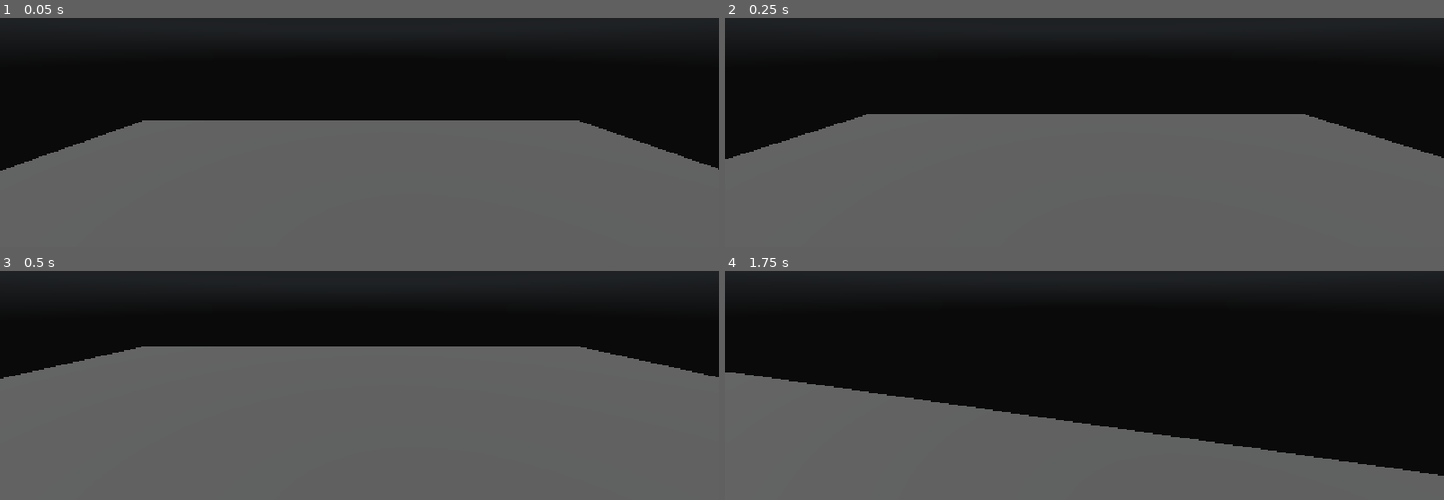
Above: before the commit, frames 1-4 (two rows, left to right).
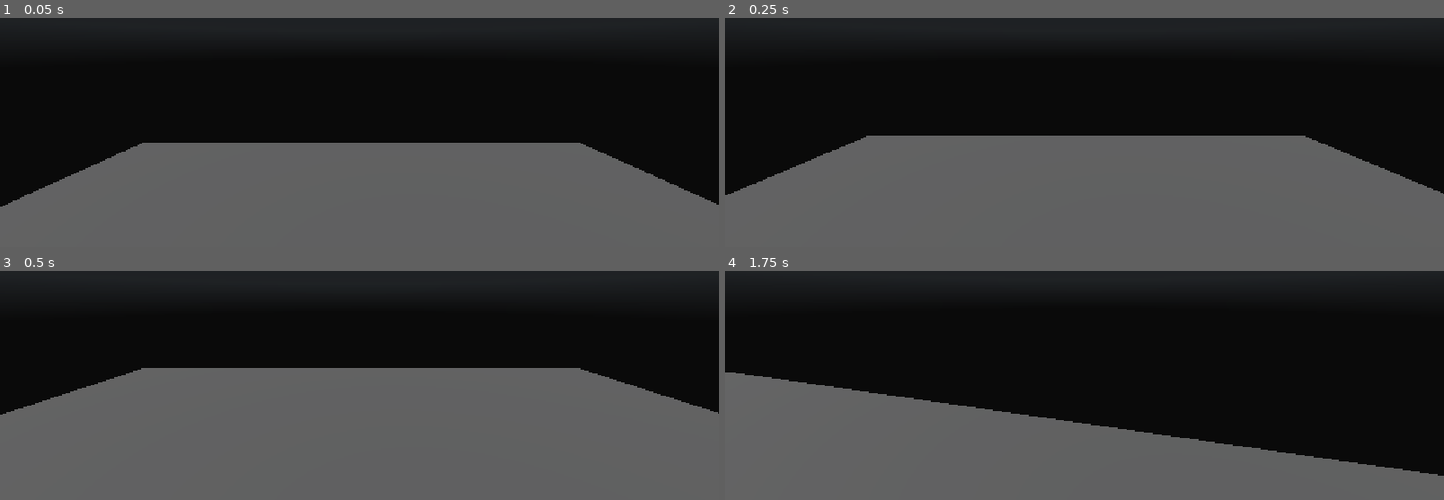
Above: after the commit, the same moments.

Repository: ZRedCon/InteractivePortfolio
Game: Godot game, scene res://Scenes/main_scene.tscn
Two runs of this game, one before a commit and one after it. Both use one fixed random seed, a clock stepped at 60 frames per second and the inputs below. A sky picture missing from this copy of the repository is replaced by a grey-blue gradient.
Inputs (mouse positions are in pixels of both pictures, inside the frame that each line leads up to):
- Up to frame 1 (0.05 s): no input
- Up to frame 2 (0.25 s): no input
- Up to frame 3 (0.5 s): no input
- Up to frame 4 (1.75 s): move the mouse to (1120, 296) at 0.52 s; hold Ctrl (Slow) 0.53-1.28 s; hold W (Forward) from 0.53 s (still down); move the mouse to (1048, 298) at 1.27 s; tap Shift (Sprint) at 1.35 s

The runs differ from the first frame. In frame 1, 11% of the frame differs, in the area x 0-100%, y 44-83%; in frame 2, 11%; in frame 3, 11%; in frame 4, nothing differs.

Commit message:
Movement Complete

Diff:
--- a/GodotProject/interactive-portfolio/Player/controller.gd
+++ b/GodotProject/interactive-portfolio/Player/controller.gd
@@ -4,10 +4,11 @@
 @onready var camera_ray : RayCast3D = $Camera3D/RayCast3D
 @onready var telenode : Node3D = $Telenode
 
-var _ray_collided : bool = false
 var _tele_data : HitData
 
 func _physics_process(delta: float) -> void:
+	if PIH.is_paused: return
+
 	if not is_on_floor():
 		velocity.y += get_gravity().y * delta
 
@@ -17,13 +18,21 @@
 	velocity.z = dir.z * PIH.move_speed * delta
 	move_and_slide()
 
+	_handle_floor_cast()
+
+func _handle_floor_cast() -> void:
+	var teleport_state = PIH.teleport_state
+	var collided = camera_ray.is_colliding()
+
+	telenode.visible = bool(teleport_state) and collided
+	if not collided: return
+	if teleport_state == 1:
+		_tele_data = HitData.new(camera_ray.get_collision_point(),
+								camera_ray.get_collision_normal())
+		telenode.global_position = _tele_data.hit_point
+	elif teleport_state == 2:
+		global_position = _tele_data.hit_point
+
 func _process(delta: float) -> void:
 	camera.rotation.x = PIH.mouse_x
 	rotation.y = PIH.mouse_y
-
-	var teleport_state = PIH.teleport_state
-	_ray_collided = camera_ray.is_colliding()
-
-	telenode.visible = bool(teleport_state)
-	if teleport_state == 1:
-		telenode.global_position = Vector3.ZERO
--- a/GodotProject/interactive-portfolio/Player/controller.tscn
+++ b/GodotProject/interactive-portfolio/Player/controller.tscn
@@ -12,9 +12,10 @@
 script = ExtResource("1_blokf")
 
 [node name="Telenode" parent="." unique_id=1354045738 instance=ExtResource("2_qycdo")]
+visible = false
 
 [node name="Camera3D" type="Camera3D" parent="." unique_id=543116452]
-transform = Transform3D(1, 0, 0, 0, 1, 0, 0, 0, 1, 0, 0.6301455, 0)
+transform = Transform3D(1, 0, 0, 0, 1, 0, 0, 0, 1, 0, 1.6304474, 0)
 current = true
 
 [node name="RayCast3D" type="RayCast3D" parent="Camera3D" unique_id=659980364]
@@ -23,7 +24,9 @@
 collide_with_areas = true
 
 [node name="MeshInstance3D" type="MeshInstance3D" parent="." unique_id=512289835]
+transform = Transform3D(1, 0, 0, 0, 1, 0, 0, 0, 1, 0, 1.0003018, 0)
 mesh = SubResource("CapsuleMesh_bpmhk")
 
 [node name="CollisionShape3D" type="CollisionShape3D" parent="." unique_id=863672941]
+transform = Transform3D(1, 0, 0, 0, 1, 0, 0, 0, 1, 0, 1.0003018, 0)
 shape = SubResource("CapsuleShape3D_bpmhk")
--- a/GodotProject/interactive-portfolio/PlayerInputHandler.gd
+++ b/GodotProject/interactive-portfolio/PlayerInputHandler.gd
@@ -37,6 +37,9 @@
 			return 2
 		return 0
 
+static var is_paused : bool:
+	get(): return Instance._paused
+
 var _paused : bool:
 	set(val):
 		_paused = val
